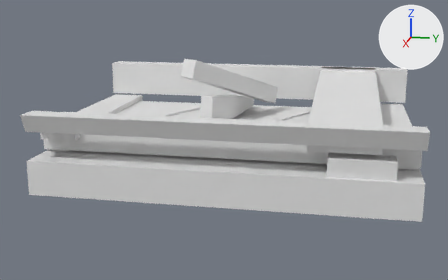
The glTF model assets/source/infrastructure/directorate/conveyors/models/io_in/critical_lod2.glb: old version first, new version second.
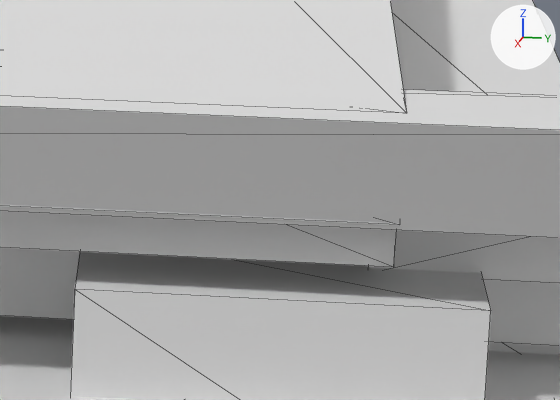
There are two pictures of each version: one whole from a camera (50 mm lens) standing at (0.3966, 0.0696, 0.4074) and looking at (0.0074, -0.0082, 0.3101), one close up on the part from 70% to 91% of the width and 39% to 63% of the height. The lights are fixed; the arrows at upper right show +X, +Y and +Z. The first two pictures are the older version. The close-ups show mesh edges as thin lines. Vertices at exactly the same position are counted once.

In view in the first close-up: 'critical_lod2'.
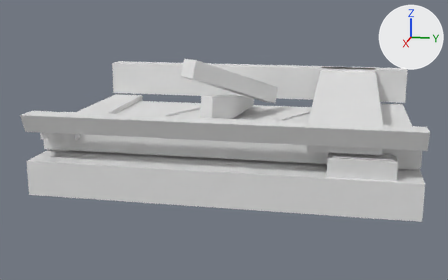
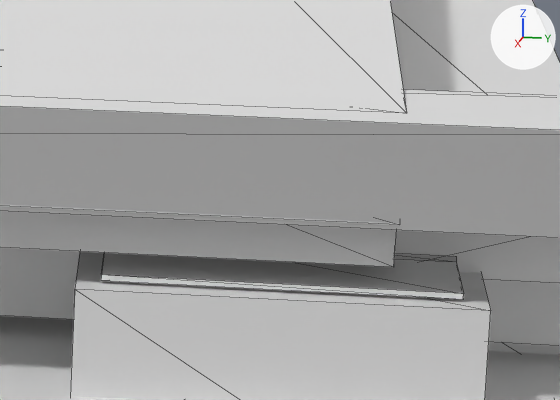
Where the change shows, as pixel boxes [x1, y1, x2, y2] in the close-ups (560 x 400 px):
```json
{"part": 1, "of": "me_critical_lod2", "change": "added", "after": [101, 253, 464, 299]}
{"part": 2, "of": "me_critical_lod2", "change": "added", "after": [395, 253, 456, 262]}
```

Edits to the scene script, one JSON object a line:
```json
{"block": "me_critical_lod2", "where": "# used by ob_critical_lod2; location = (0.0, 0.0, 0.0)"}
{"op": "remove", "block": "me_critical_lod2", "code": "me_critical_lod2.from_pydata(...)  # 148 vertices, 232 faces; spans x -0.078..0.081, y -0.111..0.111, z 0.289..0.365"}
{"op": "add", "block": "me_critical_lod2", "code": "me_critical_lod2.from_pydata(...)  # 164 vertices, 256 faces; spans x -0.078..0.081, y -0.111..0.111, z 0.289..0.365"}
{"block": "me_critical_lod2", "change": "me_critical_lod2 part 1: a new loose piece, a box spanning x 0.05556..0.07278, y 0.06333..0.095, z 0.31972..0.32028"}
{"block": "me_critical_lod2", "change": "me_critical_lod2 part 2: a new loose piece, a box spanning x 0.05556..0.06222, y 0.08667..0.095, z 0.32033..0.32089"}
```
